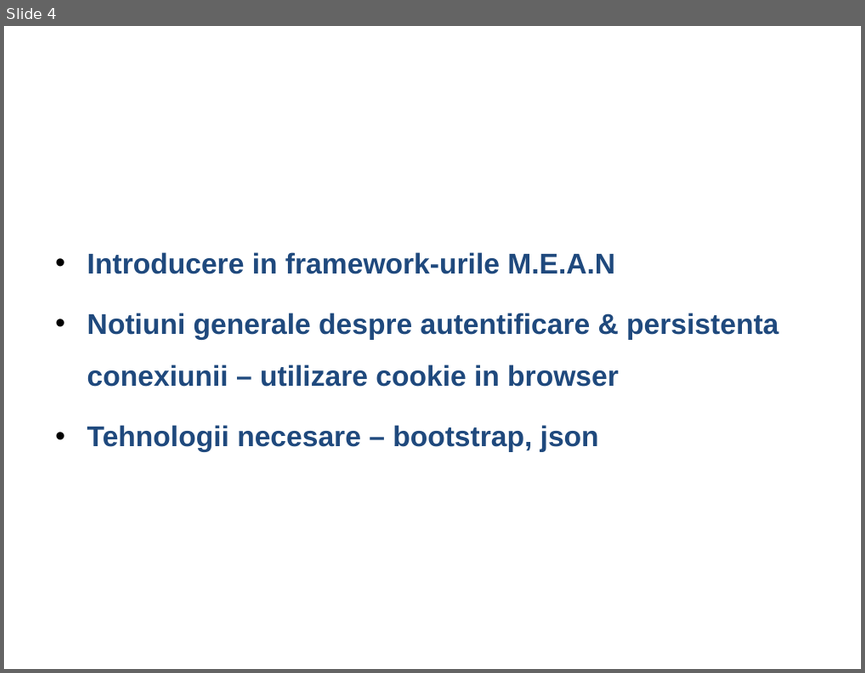
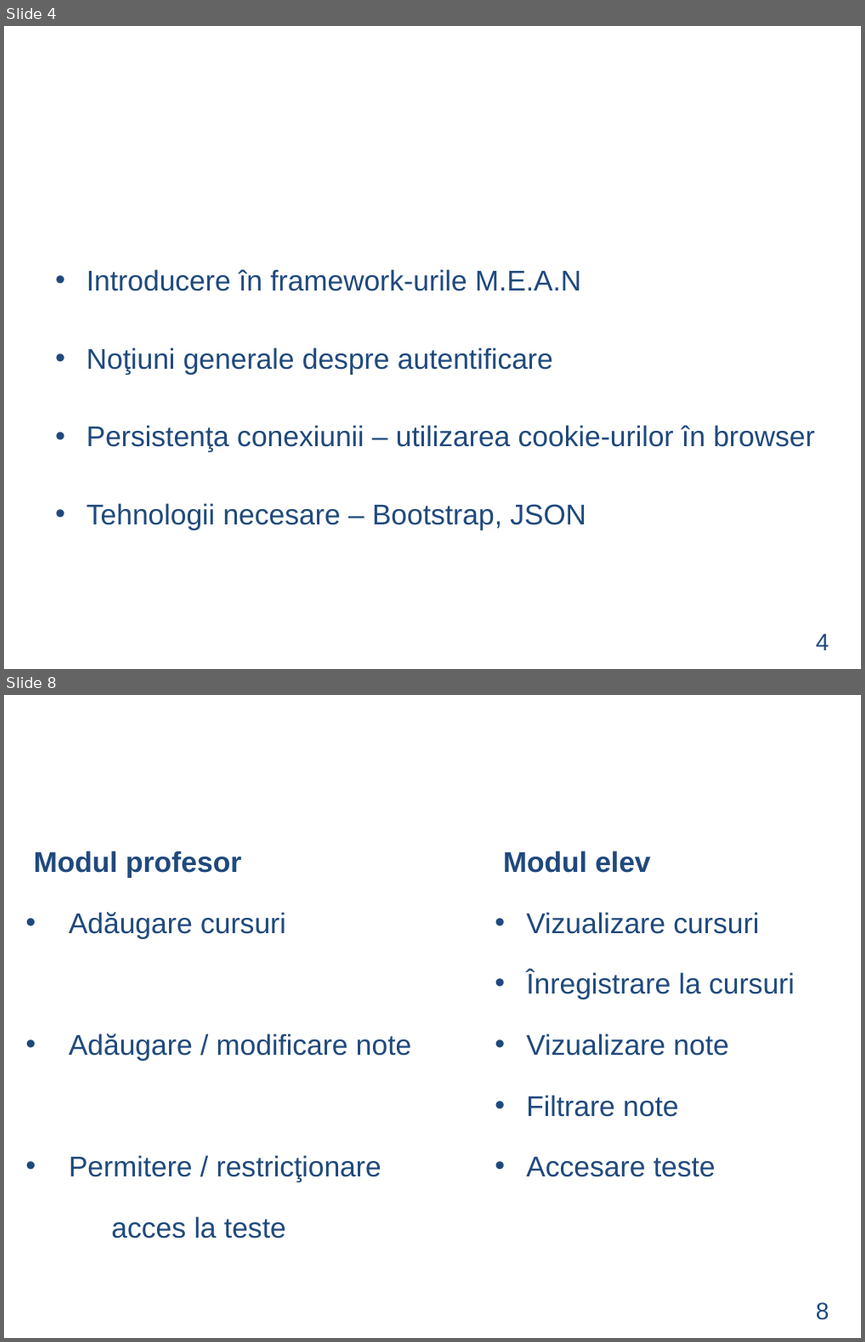
Before and after one commit to LucaAndrei/TeachMe-Online, a slide deck: documentatie/Prezentare Powerpoint/Prezentare Licenta Luca Andrei.ppt. Shown one above the other, each under a label of ours: slide 4 before the commit, slides 4 and 8 after it; the slides between them are not shown. The pictures are 865x673 and 865x1342 pixels, drawn with LibreOffice and Linux fonts; fonts in the diff are those of the drawing; background and template pictures are left out. Boxes give left, top, right and bottom in pixels: in the first picture for what was removed or moved away, otherwise in the second. Text is boxed around its words. In the diff, an @@ line names an element or a change of style, - is before the commit and + after.

```diff
--- a/documentatie/Prezentare Powerpoint/Prezentare Licenta Luca Andrei.ppt
+++ b/documentatie/Prezentare Powerpoint/Prezentare Licenta Luca Andrei.ppt
@@ slide 8 added at [4, 695, 861, 1338], background picture (left out) @@
@@ text added at [215, 708, 650, 795], 44 pt, text #FFFFFF @@
+Facilităţi
@@ text added at [34, 851, 411, 1238], 24 pt, text #1F497D @@
+Modul profesor
+• Adăugare cursuri
+• Adăugare / modificare note
+• Permitere / restricţionare
+acces la teste
@@ text added at [503, 851, 794, 1177], 24 pt, text #1F497D @@
+Modul elev
+• Vizualizare cursuri
+• Înregistrare la cursuri
+• Vizualizare note
+• Filtrare note
+• Accesare teste
@@ text added at [816, 1302, 829, 1320], 20 pt, text #1F497D @@
+8
@@ slide 4 changed as well @@
@@ text at [86, 269, 814, 530]: text changed; bold off @@
-• Introducere in framework-urile M.E.A.N
-• Notiuni generale despre autentificare & persistenta conexiunii – utilizare cookie in browser
-• Tehnologii necesare – bootstrap, json
+• Introducere în framework-urile M.E.A.N
+• Noţiuni generale despre autentificare
+• Persistenţa conexiunii – utilizarea cookie-urilor în browser
+• Tehnologii necesare – Bootstrap, JSON
@@ text added at [816, 633, 829, 650], 20 pt, text #1F497D @@
+4
```
Also in this commit, not shown: 4 other slides changed, 5 other slides added, 5 slides removed, 17 other files.
